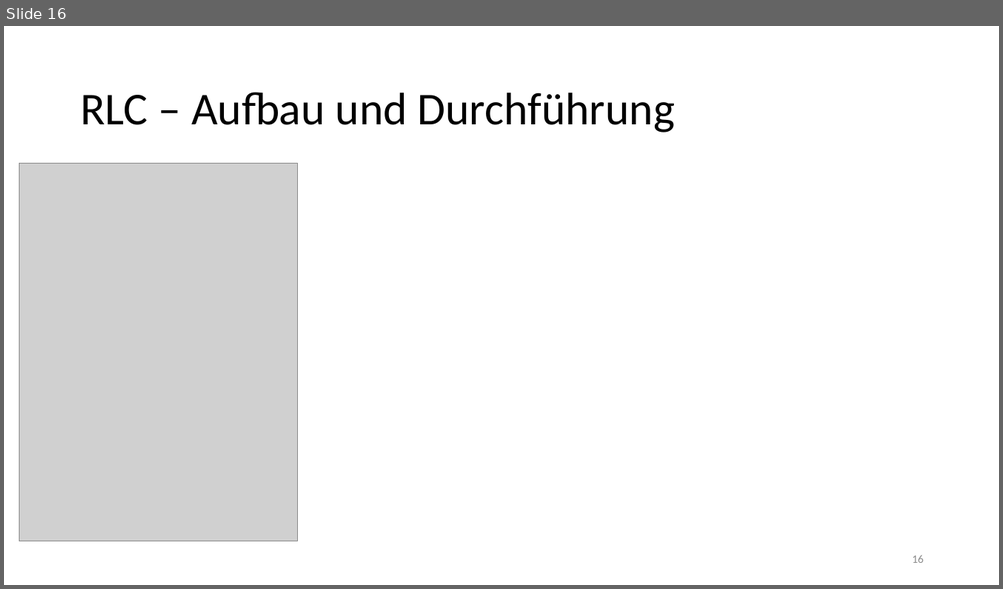
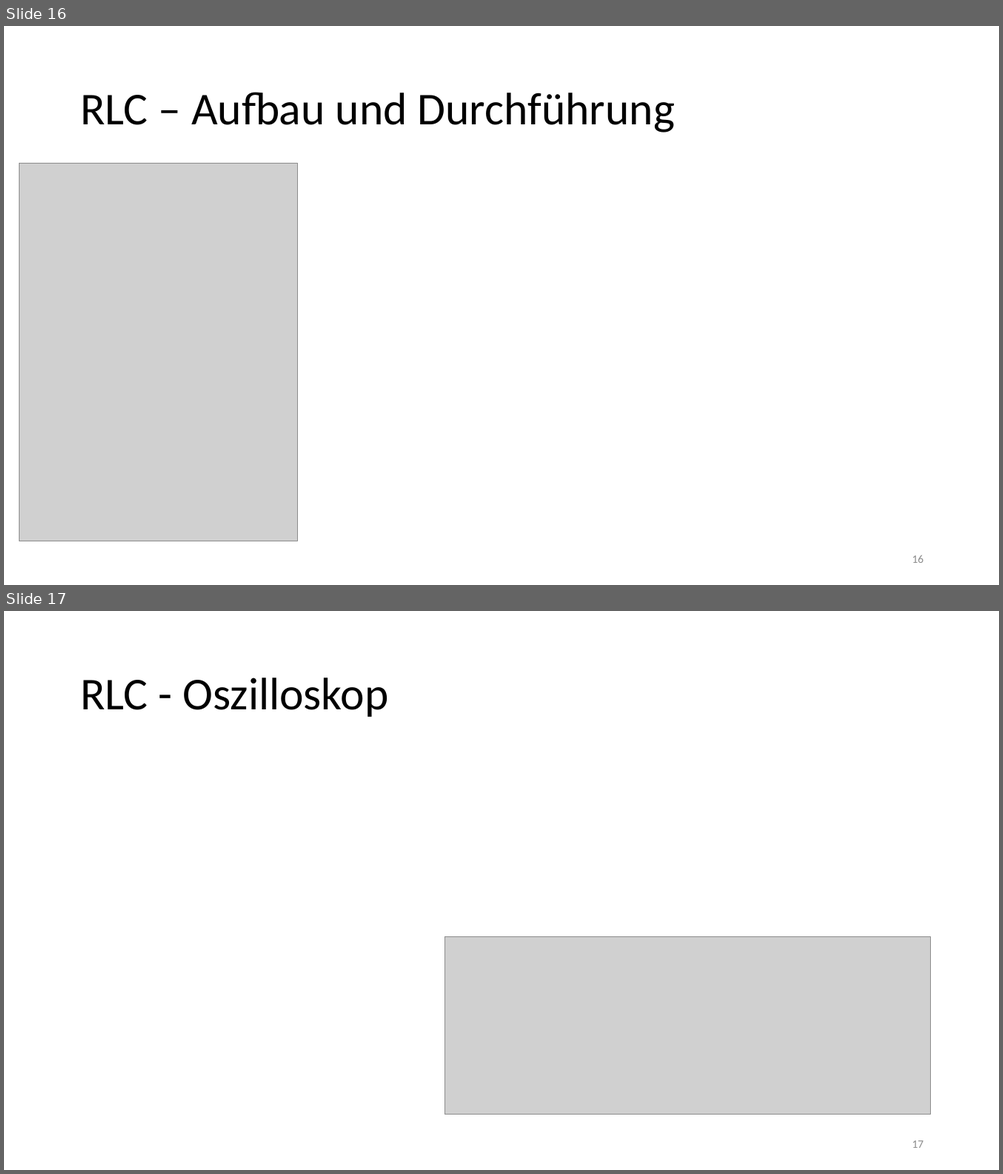
Before and after one commit to thewhitecat/grundpraktikum1, a slide deck: Elektronik/Elektronik.pptx. Shown one above the other, each under a label of ours: slide 16 before the commit, slides 16 and 17 after it. The pictures are 1003x589 and 1003x1174 pixels, drawn with LibreOffice and Linux fonts; fonts in the diff are those of the drawing; grey boxes stand for pictures. Boxes give left, top, right and bottom in pixels: in the first picture for what was removed or moved away, otherwise in the second. Text is boxed around its words. In the diff, an @@ line names an element or a change of style, - is before the commit and + after.

Commit message:
RLC Oszilloskop

```diff
--- a/Elektronik/Elektronik.pptx
+++ b/Elektronik/Elektronik.pptx
@@ slide 17 added at (4, 611, 999, 1170), background #FFFFFF @@
@@ title added at (80, 678, 388, 717), 44 pt, text #000000 @@
+RLC - Oszilloskop
@@ picture added at (445, 937, 930, 1115) @@
@@ page number added at (912, 1141, 924, 1148), 11 pt, text #8C8C8C @@
+17
```
Also in this commit, not shown: 1 slide changed, 1 other file.
